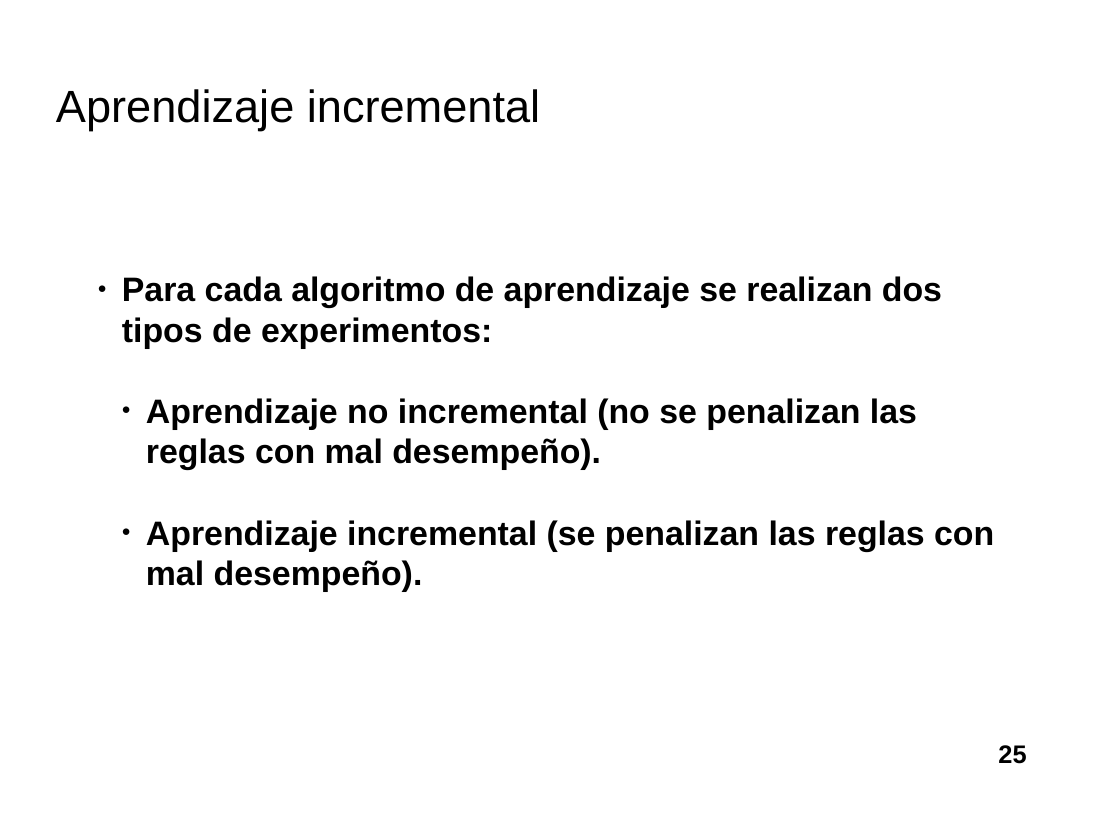
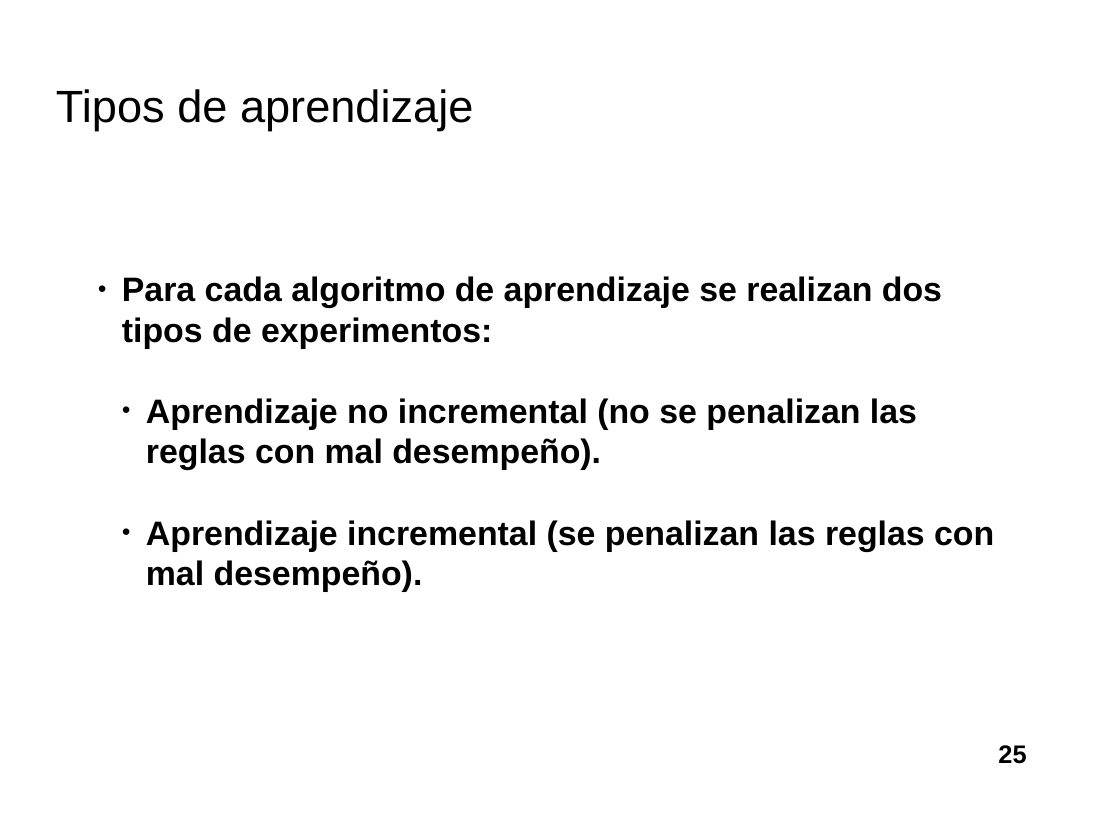
Before and after one commit to davidrmh/Thesis, a slide deck: slide 25 of presentaciones_finales/presentacion_seminario_B19.odp. Drawn at 1120x840 pixels with LibreOffice and Linux fonts; fonts in the diff are those of the drawing; background and template pictures are left out. Boxes give left, top, right and bottom in pixels: in the first picture for what was removed or moved away, otherwise in the second. Text is boxed around its words. In the diff, an @@ line names an element or a change of style, - is before the commit and + after.

Commit message:
Agrega slide de aprendizaje no incremental

```diff
--- a/presentaciones_finales/presentacion_seminario_B19.odp
+++ b/presentaciones_finales/presentacion_seminario_B19.odp
@@ title at (56,89,473,130): text changed @@
-Aprendizaje incremental
+Tipos de aprendizaje
```
Also in this commit, not shown: 13 other slides changed, 1 slide added.
